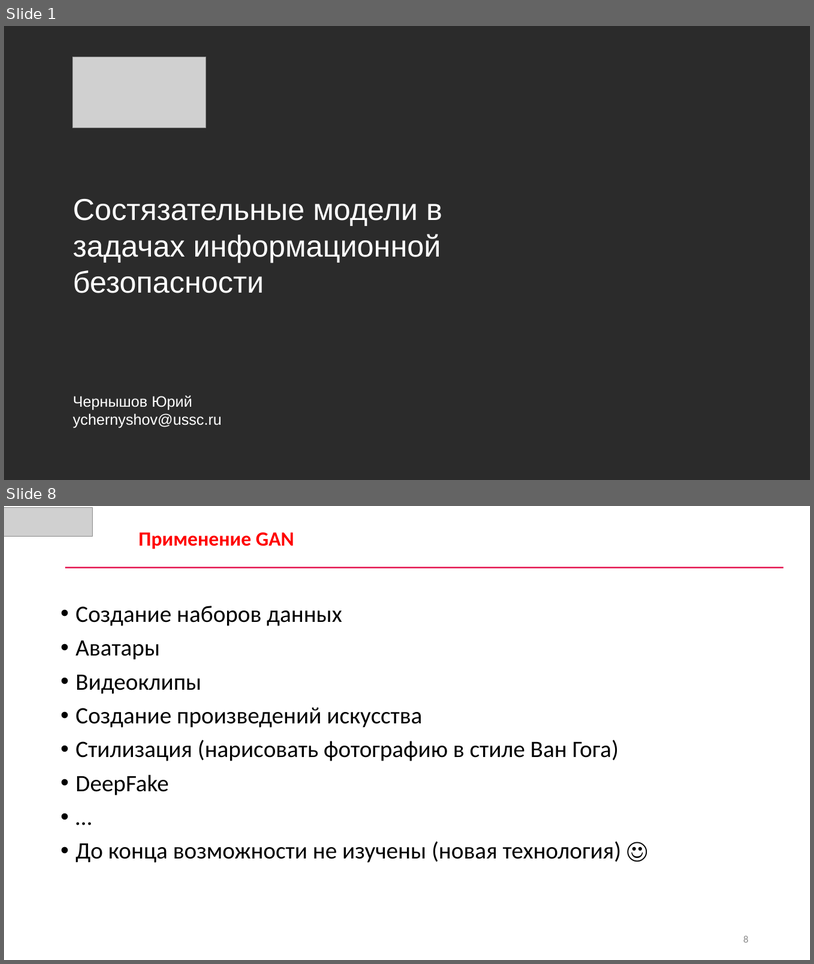
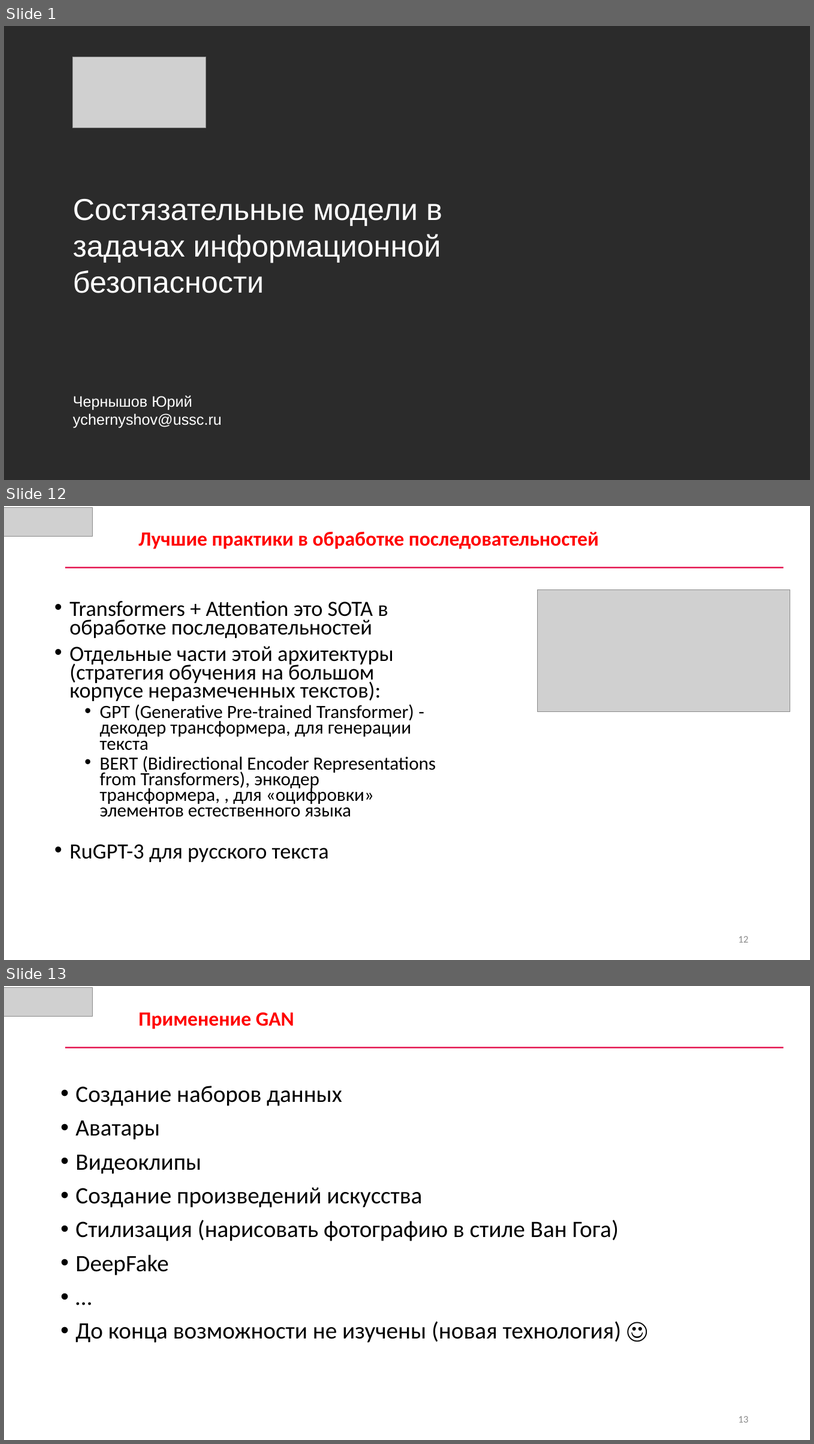
Before and after one commit to CyberLympha/AI-for-IS-Course, a slide deck: Лекции/Состязательные модели в ИБ.pptx. Shown one above the other, each under a label of ours: slides 1 and 8 before the commit, slides 1, 12 and 13 after it; the slides between them are not shown. The pictures are 814x964 and 814x1444 pixels, drawn with LibreOffice and Linux fonts; fonts in the diff are those of the drawing; grey boxes stand for pictures; background and template pictures are left out; a plain dark background stands for a picture behind light text. Boxes give left, top, right and bottom in pixels: in the first picture for what was removed or moved away, otherwise in the second. Text is boxed around its words. In the diff, an @@ line names an element or a change of style, - is before the commit and + after.

```diff
--- a/Лекции/Состязательные модели в ИБ.pptx
+++ b/Лекции/Состязательные модели в ИБ.pptx
@@ slide 12 added at [4,506,810,960], background #FFFFFF @@
@@ picture added at [4,508,93,537] @@
@@ text added at [138,532,599,549], 24 pt, text #FF0000, bold @@
+Лучшие практики в обработке последовательностей
@@ rectangle added at [65,567,784,568], fill #E20443 @@
@@ picture added at [538,590,791,712] @@
@@ text added at [69,601,436,862], 22.2 pt, text #000000 @@
+• Transformers + Attention это SOTA в обработке последовательностей
+• Отдельные части этой архитектуры (стратегия обучения на большом корпусе неразмеченных текстов):
+  • GPT (Generative Pre-trained Transformer) - декодер трансформера, для генерации текста
+  • BERT (Bidirectional Encoder Representations from Transformers), энкодер трансформера, , для «оцифровки» элементов естественного языка
+• RuGPT-3 для русского текста
@@ page number added at [738,936,749,942], 12 pt, text #8C8C8C @@
+12
@@ what was slide 8 is now slide 13 @@
@@ page number at [738,1416,749,1422]: text changed @@
-8
+13
```
Also in this commit, not shown: 7 slides changed, 5 other slides added, 12 slides removed, 5 other files.
